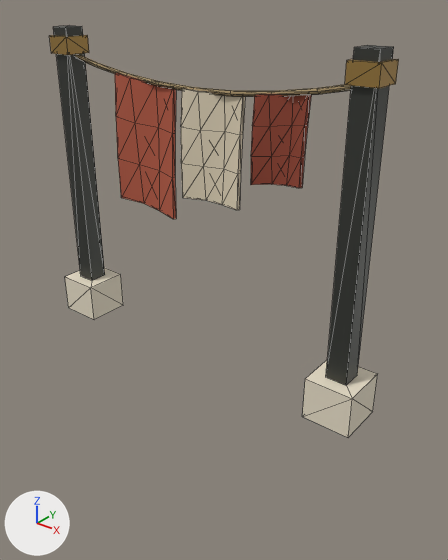
Before and after pictures for a commit that changed the glTF model godot/assets/kit/town/clothesline.glb.
Both versions are drawn from a camera (50 mm lens) standing at (2.24, -2.55, 2.16) and looking at (0.14, 0.07, 0.53). Arrows for +X, +Y and +Z are at lower left; the lights stay in place. The older version comes first. Mesh edges are drawn as thin lines. Vertices at exactly the same position are counted once.

In view in the first picture: 'clothesline'.
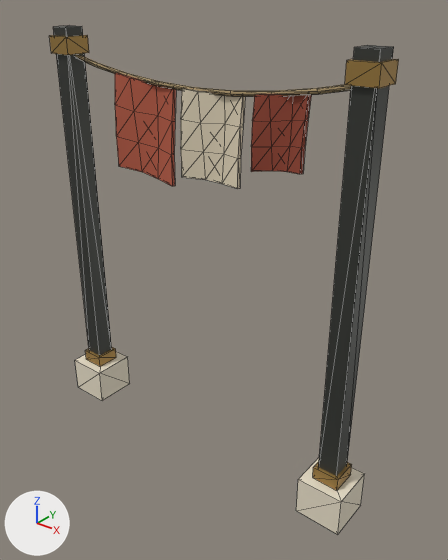
The newer file is also turned or shifted as a whole; pictures and numbers use the older file's frame.

The change, as a diff of the scene's bpy script:
```diff
--- a/godot/assets/kit/town/clothesline.glb.py
+++ b/godot/assets/kit/town/clothesline.glb.py
@@ me_clothesline @@
 # used by ob_clothesline; location = (0.0, 0.0, 0.0)
-me_clothesline.from_pydata(...)  # 189 vertices, 338 faces; spans x -1.14..1.14, y -0.14..0.14, z 0.0..1.9
+me_clothesline.from_pydata(...)  # 205 vertices, 362 faces; spans x -1.14..1.14, y -0.14..0.14, z -0.7..1.9
+# me_clothesline part 1: the loose piece of 8 vertices spanning x -1.14..-0.86, y -0.14..0.14, z 0.0..0.25 is moved by (0.0, 0.0, -0.7)
+# me_clothesline part 2: the loose piece of 8 vertices spanning x 0.86..1.14, y -0.14..0.14, z 0.0..0.25 is moved by (0.0, 0.0, -0.7)
+# me_clothesline part 3: a new loose piece, a box spanning x -1.08..-0.92, y -0.08..0.08, z -0.45..-0.37, in mat_metal
+# me_clothesline part 4: a new loose piece, a box spanning x 0.92..1.08, y -0.08..0.08, z -0.45..-0.37, in mat_metal
+# me_clothesline part 5
+# 8 vertices are removed from x -1.06..1.06, y -0.06..0.06, z 0.25
+# 20 faces are deleted
+# 16 vertices in x -0.6..0.7, y -0.04..0.04, z 1.2..1.42 move by (0.0, 0.0, 0.07)
+# 9 vertices in x -0.08..0.7, y -0.03..0.04, z 1.39..1.44 move by (0.0, 0.0, 0.04)
+# 8 vertices in x -0.08..0.32, y -0.04..0.03, z 1.23..1.24 move by (0.0, 0.0, 0.08)
+# 7 vertices in x -0.6..-0.15, y -0.04..0.02, z 0.88..0.92 move by (0.0, 0.0, 0.2)
+# 7 vertices in x 0.4..0.7, y -0.04..0.03, z 1.35..1.39 move by (0.0, 0.0, 0.05)
+# 7 vertices in x -0.08..0.32, y -0.04..0.03, z 1.03..1.04 move by (0.0, 0.0, 0.12)
+# 18 vertices move from x -0.6..0.7, y -0.04..0.04, z 0.9..1.54 to x -0.6..0.7, y -0.04..0.04, z 1.11..1.56
+# 8 new vertices lie (0.0, 0.0, -2.35) away from vertices in x -1.06..1.06, y -0.06..0.06, z 1.9
+# 20 new faces join them, mat_metal
 me_clothesline.materials.append(mat_flat)
```

Where the change shows, as pixel boxes (x1, y1, x2, y2) in the pictures (448 x 560 px; the box of a moved part takes in the faces that stretch with it):
'clothesline', reshaped (24% taller)
    before: (49, 25, 399, 437)
    after: (49, 25, 399, 535)
part 1 of me_clothesline, moved or reshaped
    before: (65, 268, 123, 319)
    after: (75, 351, 130, 401)
part 2 of me_clothesline, moved or reshaped
    before: (302, 360, 377, 437)
    after: (296, 458, 365, 535)
part 3 of me_clothesline, added
    after: (85, 347, 116, 367)
part 4 of me_clothesline, added (brown)
    after: (313, 462, 352, 490)
part 5 of me_clothesline, moved or reshaped
    before: (56, 53, 392, 385)
    after: (56, 53, 392, 476)
